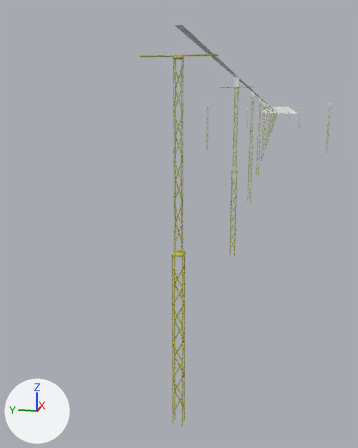
The Blender file Objects/Approach_Light_Systems/Tower_Assembly/Blend/Tower_Assembly.blend: old version first, new version second.
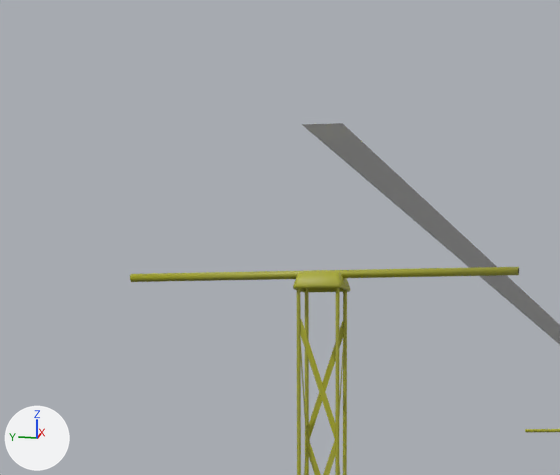
Old and new are each drawn from a 50 mm lens placed at (-397.22, -4.52, 16.4), pointed at (-376.55, -0.39, 11.24) and again close up on the part from 32% to 63% of the width and 0% to 21% of the height. Lighting does not change. The marker at lower left points along +X, +Y and +Z.
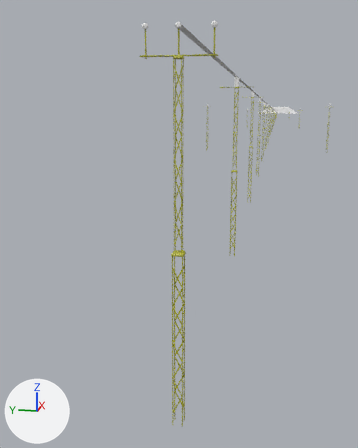
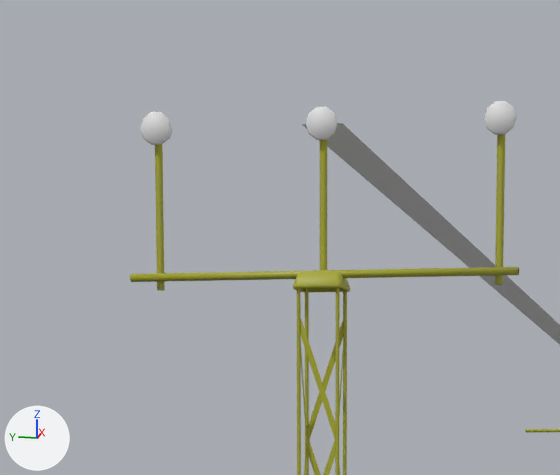
Commit message: -Add .blend files for approach tower assembly.

Pixel boxes [x1, y1, x2, y2] of what changed, in the close-ups (560 x 475 px):
'Cylinder.029', added (yellow): after [495, 135, 505, 285]
'Cylinder.031', added (yellow): after [155, 144, 165, 290]
'Cylinder.027', added (yellow): after [320, 140, 327, 270]
'Cylinder.028', added: after [484, 101, 517, 135]
'Cylinder', added: after [306, 107, 337, 140]
'Cylinder.030', added: after [140, 112, 172, 145]

The change, as a diff of the scene's bpy script:
```diff
--- a/Objects/Approach_Light_Systems/Tower_Assembly/Blend/Tower_Assembly.blend.py
+++ b/Objects/Approach_Light_Systems/Tower_Assembly/Blend/Tower_Assembly.blend.py
@@ me_cylinder_057 @@
+me_cylinder_057.from_pydata(...)  # 12 vertices, 6 faces; spans x -0.03..0.03, y -0.035..0.035, z -0.103..1.144
+me_cylinder_057.polygons.foreach_set('use_smooth', [True] * 6)
+me_cylinder_057.materials.append(mat_tower_material)  # picture img_support_pipes_png
@@ me_cylinder_056 @@
+me_cylinder_056.from_pydata(...)  # 30 vertices, 22 faces; spans x -0.1..0.1, y -0.142..0.142, z -0.135..0.135
+me_cylinder_056.polygons.foreach_set('use_smooth', [True] * 22)
@@ ob_cylinder_031 @@
+ob_cylinder_031 = bpy.data.objects.new('Cylinder.031', me_cylinder_057)
+ob_cylinder_031.parent = ob_plane_001
+ob_cylinder_031.matrix_parent_inverse = Matrix(((1.0, 0.0, 0.0, 1.656), (0.0, 1.0, 0.0, -0.25), (0.0, 0.0, 1.0, 1.2), (0.0, 0.0, 0.0, 1.0)))
+ob_cylinder_031.location = (-374.7, 1.494, 18.38)
@@ ob_cylinder_030 @@
+ob_cylinder_030 = bpy.data.objects.new('Cylinder.030', me_cylinder_056)
+ob_cylinder_030.parent = ob_cylinder_031
+ob_cylinder_030.matrix_parent_inverse = Matrix(((1.0, 0.0, 0.0, 374.7), (0.0, 1.0, 0.0, 0.0), (0.0, 0.0, 1.0, -18.38), (0.0, 0.0, 0.0, 1.0)))
+ob_cylinder_030.location = (-374.7, 0.0, 19.64)
@@ ob_cylinder_029 @@
+ob_cylinder_029 = bpy.data.objects.new('Cylinder.029', me_cylinder_057.copy())
+ob_cylinder_029.parent = ob_plane_001
+ob_cylinder_029.matrix_parent_inverse = Matrix(((1.0, 0.0, 0.0, 1.656), (0.0, 1.0, 0.0, -0.25), (0.0, 0.0, 1.0, 1.2), (0.0, 0.0, 0.0, 1.0)))
+ob_cylinder_029.location = (-374.7, -1.569, 18.38)
@@ ob_cylinder_028 @@
+ob_cylinder_028 = bpy.data.objects.new('Cylinder.028', me_cylinder_056.copy())
+ob_cylinder_028.parent = ob_cylinder_029
+ob_cylinder_028.matrix_parent_inverse = Matrix(((1.0, 0.0, 0.0, 374.7), (0.0, 1.0, 0.0, 0.0), (0.0, 0.0, 1.0, -18.38), (0.0, 0.0, 0.0, 1.0)))
+ob_cylinder_028.location = (-374.7, 0.0, 19.64)
@@ ob_cylinder_027 @@
+ob_cylinder_027 = bpy.data.objects.new('Cylinder.027', me_cylinder_057.copy())
+ob_cylinder_027.parent = ob_plane_001
+ob_cylinder_027.matrix_parent_inverse = Matrix(((1.0, 0.0, 0.0, 1.656), (0.0, 1.0, 0.0, -0.25), (0.0, 0.0, 1.0, 1.2), (0.0, 0.0, 0.0, 1.0)))
+ob_cylinder_027.location = (-374.7, 0.0, 18.38)
@@ ob_cylinder @@
+ob_cylinder = bpy.data.objects.new('Cylinder', me_cylinder_056.copy())
+ob_cylinder.parent = ob_cylinder_027
+ob_cylinder.matrix_parent_inverse = Matrix(((1.0, 0.0, 0.0, 374.7), (0.0, 1.0, 0.0, 0.0), (0.0, 0.0, 1.0, -18.38), (0.0, 0.0, 0.0, 1.0)))
+ob_cylinder.location = (-374.7, 0.0, 19.64)
```
